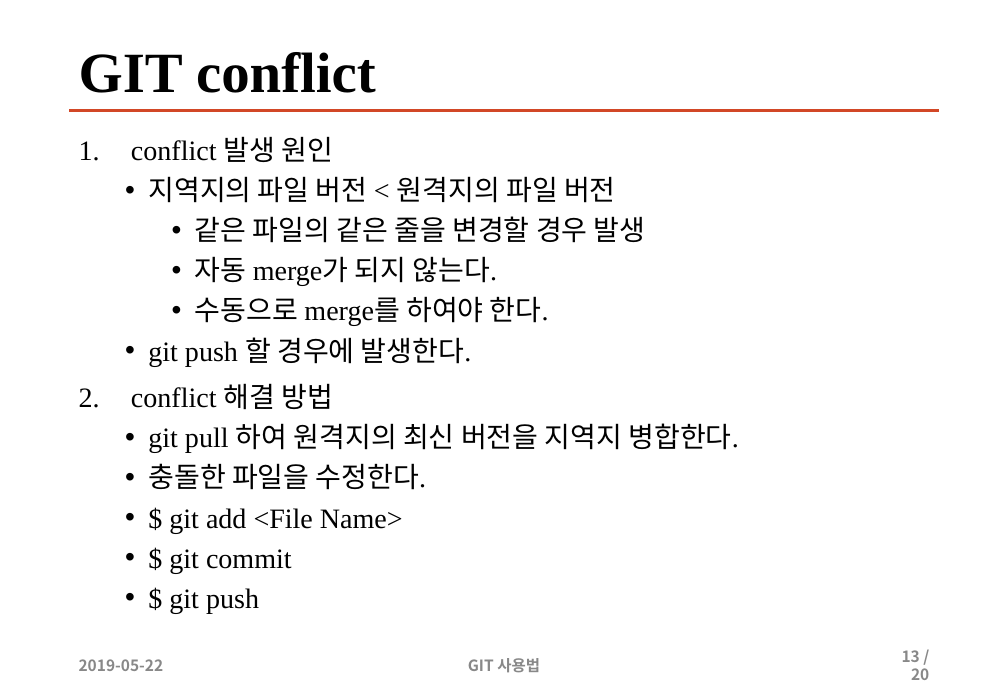
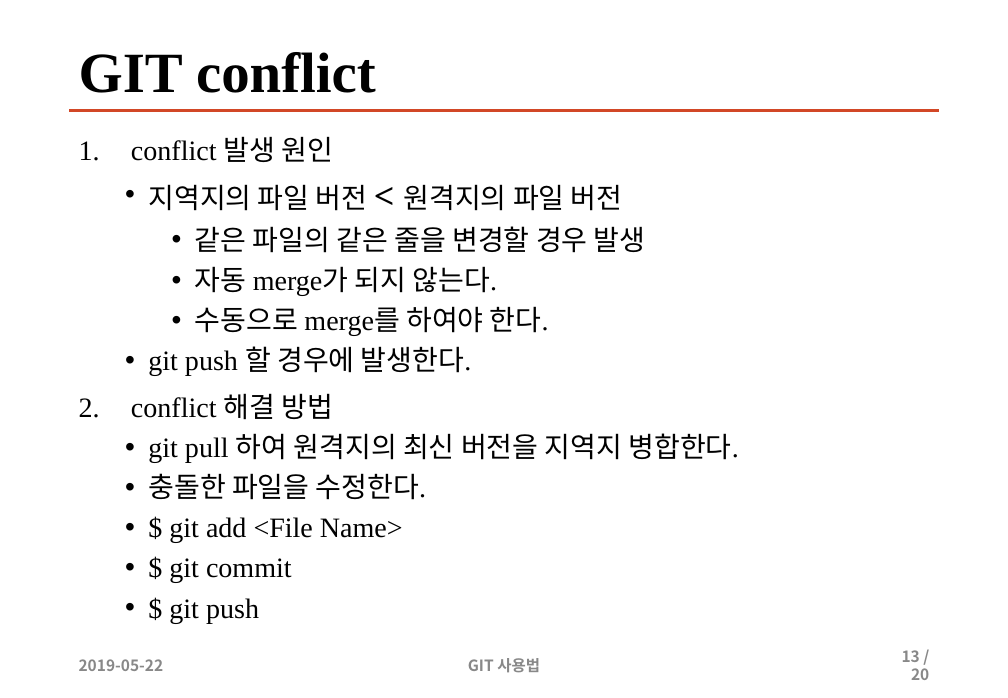
Before and after one commit to sunabove/autodrive_doc, a slide deck: slide 13 of 110 자율주행 스터디/190529 GIT 사용법 스터디 자료.pptx. Drawn at 1008x698 pixels with LibreOffice and Linux fonts; fonts in the diff are those of the drawing. Boxes give left, top, right and bottom in pixels: in the first picture for what was removed or moved away, otherwise in the second. Text is boxed around its words. In the diff, an @@ line names an element or a change of style, - is before the commit and + after.

```diff
--- a/110 자율주행 스터디/190529 GIT 사용법 스터디 자료.pptx
+++ b/110 자율주행 스터디/190529 GIT 사용법 스터디 자료.pptx
@@ text at [148, 184, 623, 211]: size 21.7 to 28 pt, bold on in "<" @@
```
